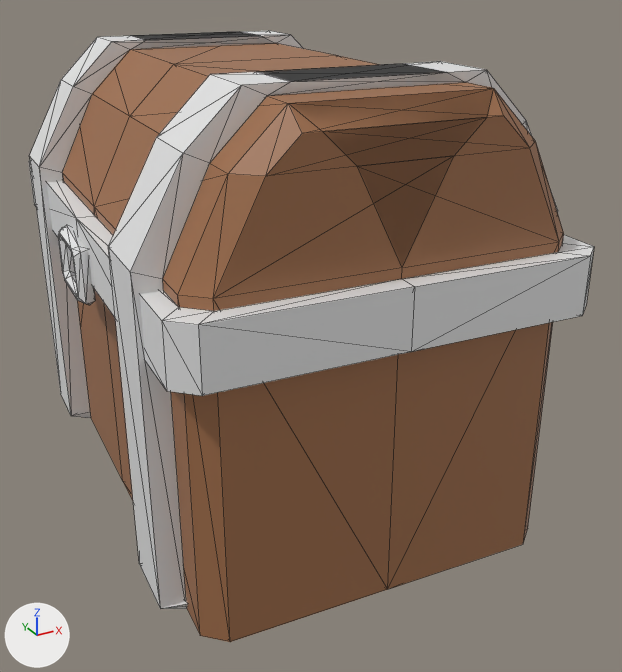
One commit to the glTF model public/TreasureBox.glb: the scene before it, then after it.
One viewpoint serves both versions: a 50 mm camera at (-92.4, -159.9, 38.8) aimed at (-66.1, -111.9, 14.8). The axes (+X, +Y, +Z) are drawn at lower left. The lights are the same throughout. Mesh edges are drawn as thin lines. Where no turn or scale is listed for an object, it has been applied to the vertices. Vertices at the same position are counted once.
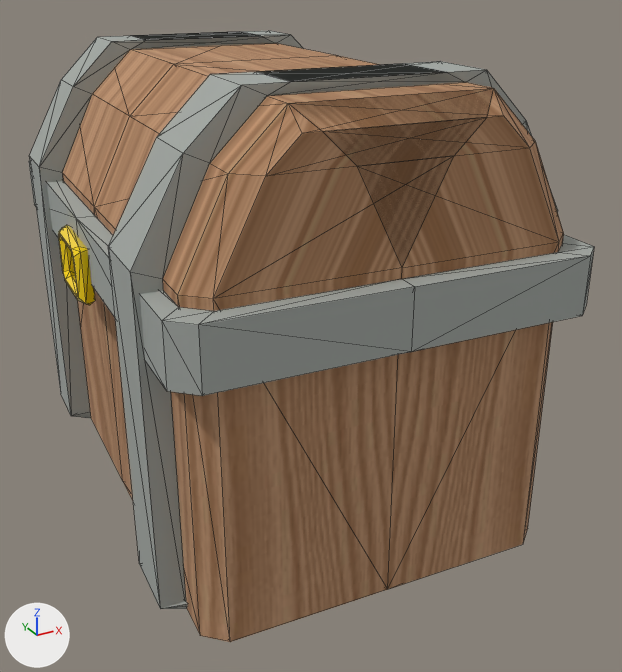
Edits to the bpy script that builds the scene:
```text
Add img_wood_seamless_3d_texture_pbr_high_resolution_free_by_free_3:
    img_wood_seamless_3d_texture_pbr_high_resolution_free_by_free_3 = load_image('wood_seamless_3d_texture_pbr_high_resolution_free_by_free_3', '_unpacked/wood_seamless_3d_texture_pbr_high_resolution_free_by_free_3', 800, 800, 'sRGB')
Change mat_material_001:
    mat_material_001.base_color: (0.353, 0.157, 0.0696) -> (1.0, 0.689, 0.00447)  # brown #a06e4b -> yellow #ffd80e
Change mat_material_006:
    mat_material_006.base_color: (0.8, 0.8, 0.8) -> (0.371, 0.397, 0.371)  # white #e7e7e7 -> grey #a4a9a4
Add mat_material_010:
    mat_material_010 = principled_material('Material.010')
    mat_material_010.texture = img_wood_seamless_3d_texture_pbr_high_resolution_free_by_free_3
    mat_material_010.roughness = 1.0
Change me_cube_001:
    where me_cube_001.from_pydata(...)  # 236 vertices, 496 faces; spans x -13.4..13.4, y -19.8..19.8, z -8.8..19.9
    used by ob_box; location = (-68.0, -108.68, 13.61)
    me_cube_001 part 1: all 124 faces that had it switch from mat_material_001 (brown #a06e4b) to mat_material_010 (picture img_wood_seamless_3d_texture_pbr_high_resolution_free_by_free_3)
    me_cube_001 part 2: all 80 faces centred in x -13.2..-12.0, y -2.0..3.4, z 5.8..9.5 switch from mat_material_006 (white #e7e7e7) to mat_material_001 (yellow #ffd80e)
```

Boxes [x1, y1, x2, y2] around the edits, measured in the pictures (622 x 672 px):
'Box', recoloured
    both: [29, 31, 594, 642]
part 1 of me_cube_001, recoloured
    both: [62, 43, 564, 642]
part 2 of me_cube_001, recoloured (grey to yellow)
    both: [58, 225, 95, 305]
